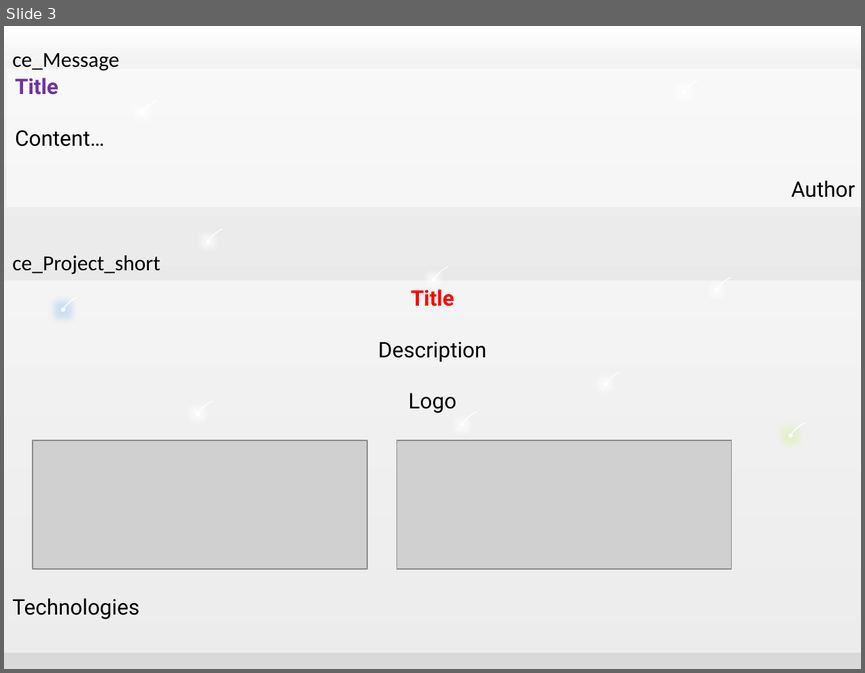
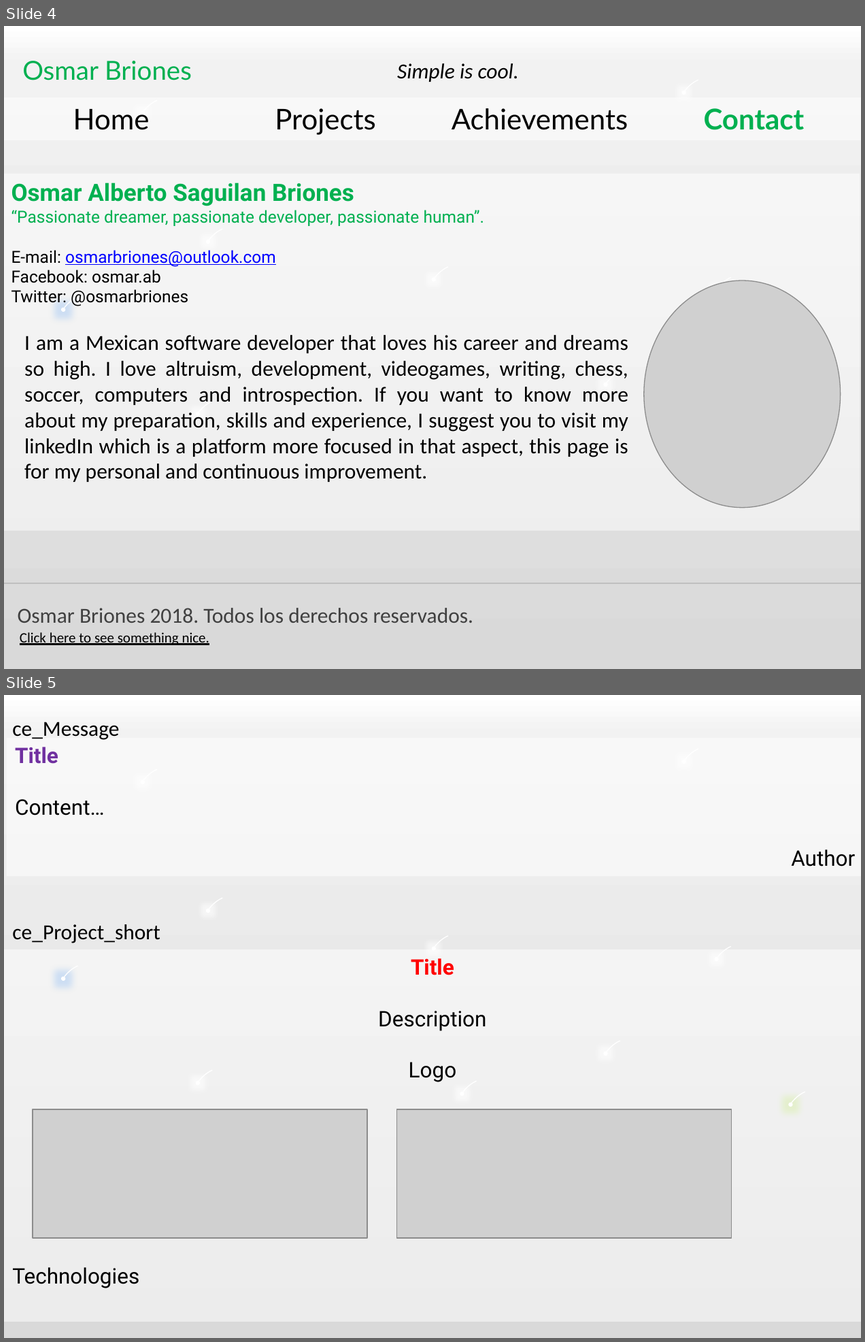
Before and after one commit to OsmarBriones/VidaS2, a slide deck: screens.pptx. Shown one above the other, each under a label of ours: slide 3 before the commit, slides 4 and 5 after it. The pictures are 865x673 and 865x1342 pixels, drawn with LibreOffice and Linux fonts; fonts in the diff are those of the drawing; grey boxes stand for pictures; background and template pictures are left out. Boxes give left, top, right and bottom in pixels: in the first picture for what was removed or moved away, otherwise in the second. Text is boxed around its words. In the diff, an @@ line names an element or a change of style, - is before the commit and + after.

```diff
--- a/screens.pptx
+++ b/screens.pptx
@@ slide 4 added at box(4, 26, 861, 669), background gradient #FFFFFF to #F2F2F2 to #D9D9D9; not listed: 20 template elements that a slide beside it also shows @@
@@ text added at box(22, 61, 192, 80), 22 pt, text #00B050 @@
+Osmar Briones
@@ text added at box(397, 63, 519, 82), 18 pt, text #000000, italic @@
+Simple is cool.
@@ table added at box(4, 97, 861, 140), 1 rows, 4 columns @@
+Home | Projects | Achievements | Contact
@@ rectangle added at box(4, 174, 860, 531), fill #FFFFFF at 50% opacity @@
@@ text added at box(11, 182, 484, 306), 14 pt, text #00B050 @@
+Osmar Alberto Saguilan Briones
+“Passionate dreamer, passionate developer, passionate human”.
+E-mail: osmarbriones@outlook.com
+Facebook: osmar.ab
+Twitter: @osmarbriones
@@ picture added at box(644, 280, 840, 507) @@
@@ text added at box(24, 335, 628, 482), 18 pt, text #000000 @@
+I am a Mexican software developer that loves his career and dreams so high. I love altruism, development, videogames, writing, chess, soccer, computers and introspection. If you want to know more about my preparation, skills and experience, I suggest you to visit my linkedIn which is a platform more focused in that aspect, this page is for my personal and continuous improvement.
@@ line added from (4, 583) to (861, 583), #BFBFBF 0.75 pt @@
@@ text added at box(18, 607, 474, 622), 18 pt, text #404040 @@
+Osmar Briones 2018. Todos los derechos reservados.
@@ text added at box(20, 632, 209, 645), 12 pt, text #000000, underline @@
+Click here to see something nice.
@@ what was slide 3 is now slide 5 @@
```
Also in this commit, not shown: 1 slide changed, 3 other slides added, 1 slide removed.
